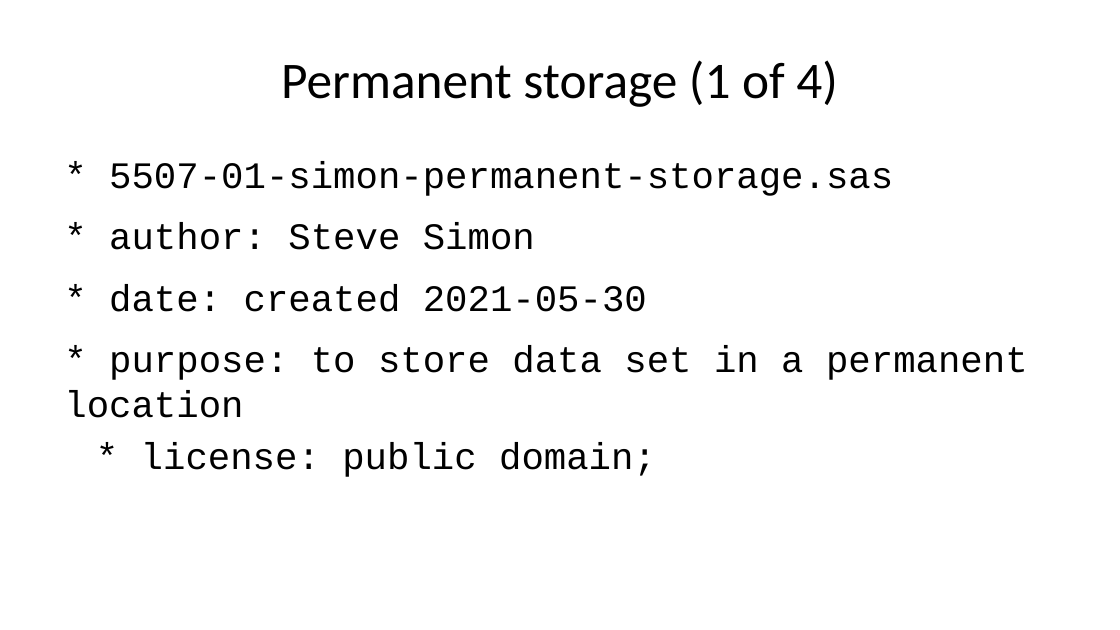
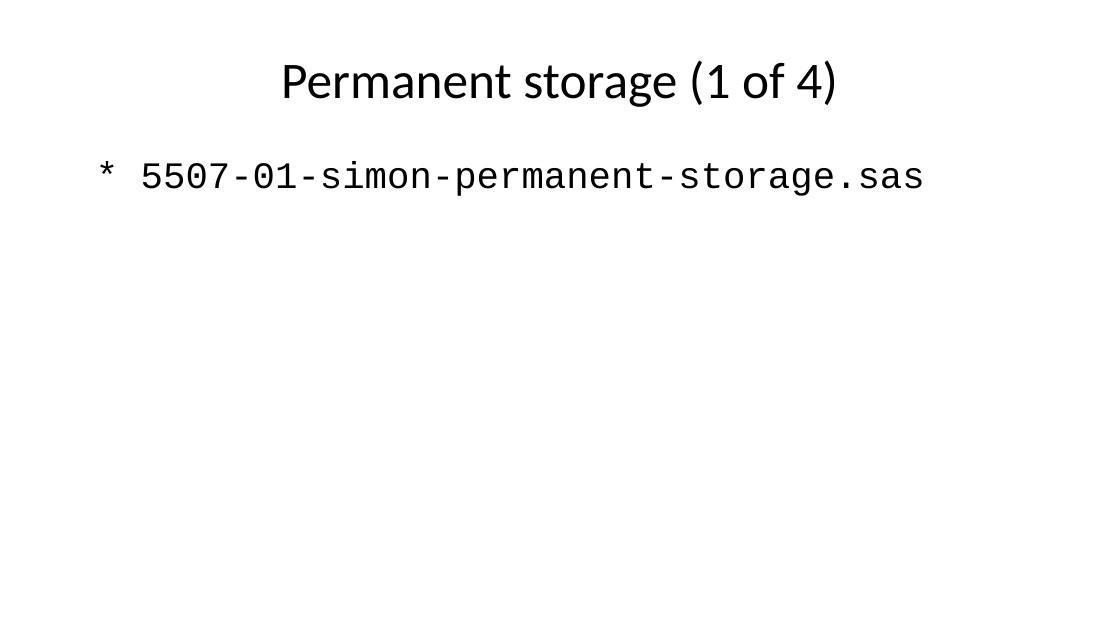
Before and after one commit to pmean/introduction-to-SAS, a slide deck: slide 46 of results/5507-01-simon-sildes-and-speaker-notes.pptx. Drawn at 1120x630 pixels with LibreOffice and Linux fonts; fonts in the diff are those of the drawing. Boxes give left, top, right and bottom in pixels: in the first picture for what was removed or moved away, otherwise in the second. Text is boxed around its words. In the diff, an @@ line names an element or a change of style, - is before the commit and + after.

```diff
--- a/results/5507-01-simon-sildes-and-speaker-notes.pptx
+++ b/results/5507-01-simon-sildes-and-speaker-notes.pptx
@@ text at [141, 161, 925, 196]: text changed @@
-* 5507-01-simon-permanent-storage.sas
-* author: Steve Simon
-* date: created 2021-05-30
-* purpose: to store data set in a permanent location
-* license: public domain;
+* 5507-01-simon-permanent-storage.sas
```
Also in this commit, not shown: 30 other slides changed, 5 other files.
